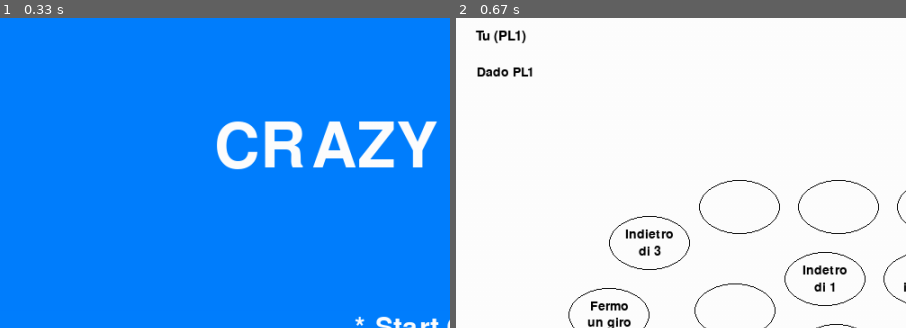
Above: before the commit, frames 1-2 (left to right).
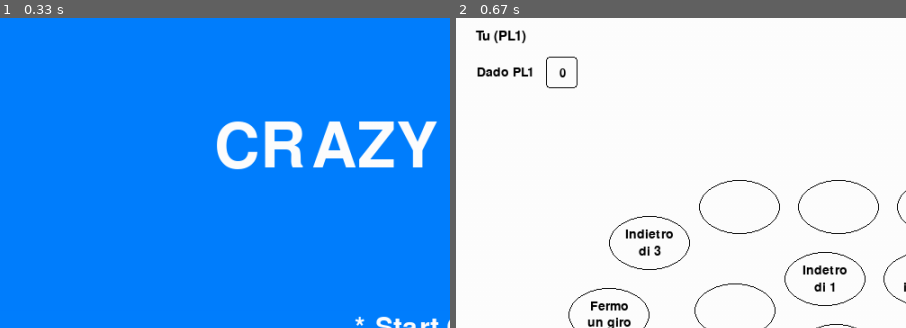
Above: after the commit, the same moments.

Repository: itisrivoira/CrazyGoose
Game: pygame game, started from WorkingInProgress/tuttoConPygame/main.py
Two runs of this game, one before a commit and one after it. Both use one fixed random seed, a clock stepped at 60 frames per second and the inputs below.
Inputs:
- Up to frame 1 (0.33 s): no input
- Up to frame 2 (0.67 s): tap Enter at 0.33 s
The pictures show only the part of the screen within x 0-50%, y 0-50%; the shares and areas given below are measured in that part.

Frame 1 is identical in both runs. In frame 2, 0.2% of the frame differs, in the area x 20-28%, y 12-23%.

Commit message:
Creato il button

Diff:
--- a/WorkingInProgress/tuttoConPygame/crazyGoose.py
+++ b/WorkingInProgress/tuttoConPygame/crazyGoose.py
@@ -19,11 +19,44 @@
 		self.dado = random.randint(1,6)
 		return self.dado
 
+class Button:
+	def __init__(self, crazyGoose, game, x, y, width, height, text):
+		self.crazyGoose = crazyGoose
+		self.game = game
+		self.x = x
+		self.y = y
+		self.width = width
+		self.height = height
+		self.rect = pygame.Rect(x, y, width, height)
+
+		pygame.draw.rect(self.game.display, self.game.BLACK, self.rect, 1, 4)
+		self.write_text(text, width, height, x, y)
+
+	def write_text(self, text, width, height, x, y):
+		font = pygame.font.Font(self.game.font_name, 13)
+		text_surface = font.render(text, True, self.game.BLACK)
+		text_rect = text_surface.get_rect()
+		text_rect.center = ((x+width/2), (y+height/2))
+		self.game.display.blit(text_surface, text_rect)
+
+	def pressed(self, mouse):
+		mouse_x = mouse[0]
+		mouse_y = mouse[1]
+
+		if(self.x <= mouse_x <= self.x+self.width
+				and self.y <= mouse_y <= self.y + self.height):
+			self.crazyGoose.tiraDado()
+
+	def detectMouseOver(self, mouse):
+		if(self.rect.collidepoint(mouse)):
+			#codice per "evidenziare" il rettangolo (per far capire all'utente che ci sta passando sopra)
+			pass
 
 class CrazyGoose():
 	def __init__(self, game):
 		self.game = game
 		self.gameStarted = False
+		self.buttonDadoPL1 = None
 
 	# sovrappone
 	def blit_screen(self):
@@ -39,6 +72,12 @@
 			self.creaWidgets()
 			self.blit_screen()
 
+	def mousePressed(self, mousePosition):
+		if(self.buttonDadoPL1 != None):
+			self.buttonDadoPL1.pressed(mousePosition)
+
+	def mouseOver(self, mousePosition):
+		self.buttonDadoPL1.detectMouseOver(mousePosition)
 
 	def creaWidgets(self):
 			#"ripulisce" tutto
@@ -55,13 +94,7 @@
 		self.draw_text("Tu (PL1)", 15, 50, 20)
 		self.draw_text("Dado PL1", 14, 55, 60)
 
-		"""
-		self.valDadoPL1 = tk.IntVar()
-		self.valDadoPL1.set(0)
-			#Pulsante che funge da dado (brutto brutto per ora ma vabbè)
-		self.btnDadoPL1 = tk.Button(self.finestra, textvariable=self.valDadoPL1, command=lambda:self.tiraDado())
-		self.btnDadoPL1.place(x=120, y=60, anchor=tk.CENTER)
-		"""
+		self.buttonDadoPL1 = Button(self, self.game, 100, 43, 35, 35, "0")
 
 		self.draw_text("Computer (COM)", 14, 930, 20)
 		self.draw_text((INFO_DADO_COM+"0"), 14, 917, 60)
@@ -307,20 +340,3 @@
 		text_rect = text_surface.get_rect()
 		text_rect.center = (x,y)
 		self.game.display.blit(text_surface,text_rect)
-
-
-class Button():
-	def __init__(self, text, game, x=0, y=0, bg="black"):
-		self.game = game
-		self.x = 0
-		self.y = 0
-		self.change_text(text, bg)
-
-	def change_text(self, text, bg="black"):
-		font = pygame.font.Font(self.game.font_name, 15)
-		self.text = font.render(text, 1, self.game.BLACK)
-		self.size = self.text.get_size()
-		self.surface = pygame.Surface(self.size)
-		self.surface.fill(bg)
-		self.surface.blit(self.text, (0, 0))
-		self.rect = pygame.Rect(self.x, self.y, self.size[0], self.size[1])
--- a/WorkingInProgress/tuttoConPygame/game.py
+++ b/WorkingInProgress/tuttoConPygame/game.py
@@ -20,7 +20,7 @@
         self.window = pygame.display.set_mode(((self.DISPLAY_W, self.DISPLAY_H)))
         self.font_name = pygame.font.get_default_font()
         self.title = pygame.display.set_caption("Crazy Goose")
-        icon = pygame.image.load("../Logo/logo_32x32.png")
+        icon = pygame.image.load("../../Logo/logo_32x32.png")
         pygame.display.set_icon(icon)
 
         #richiamo le funzioni del menu
@@ -65,6 +65,11 @@
                 if event.key == pygame.K_UP:
                     self.UP_KEY = True
 
+            if(self.crazyGoose != None and self.crazyGoose.gameStarted == True):
+                if(event.type == pygame.MOUSEBUTTONDOWN):
+                    self.crazyGoose.mousePressed(pygame.mouse.get_pos())
+                self.crazyGoose.mouseOver(pygame.mouse.get_pos())
+
     #resetta a false i 4 tasti UP, DOWN, START(INVIO), BACK(TORNA INDIETRO)
     def reset_keys(self):
         self.UP_KEY, self.DOWN_KEY, self.START_KEY, self.BACK_KEY = False, False, False, False
